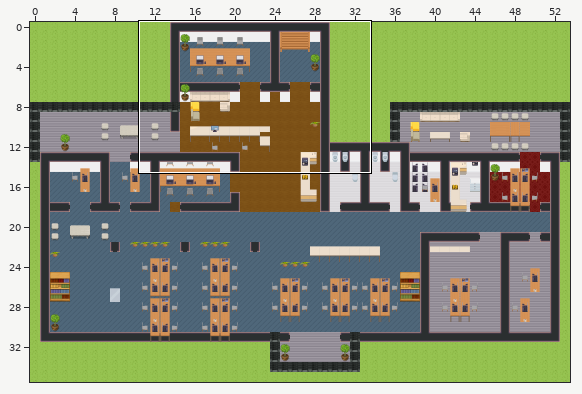
One commit to this Tiled map (JSON): elunic-office.tmj. Above, an overview of the earlier version with the close-up marked.
Close-up. Before the commit:
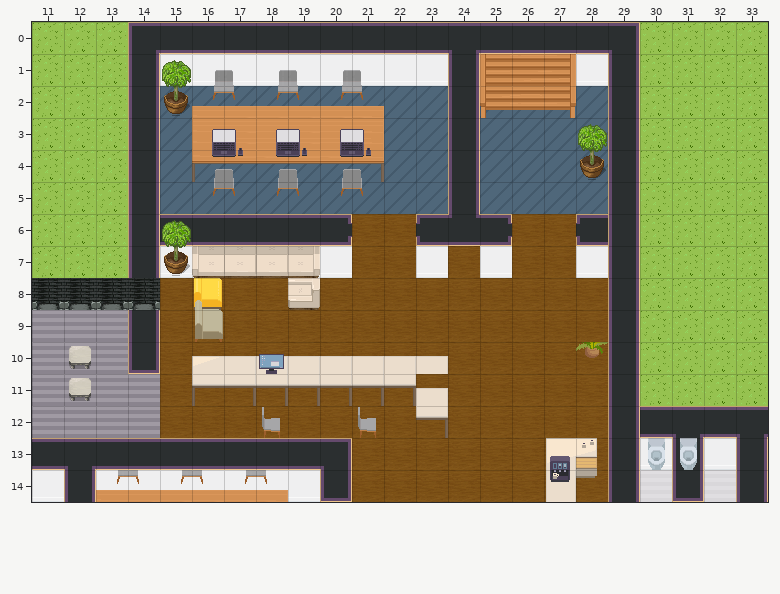
Cells are 32x32 px. Shown: x 11..33, y 0..14. The commit also changed other parts of the map, which this record leaves out.
Once edited:
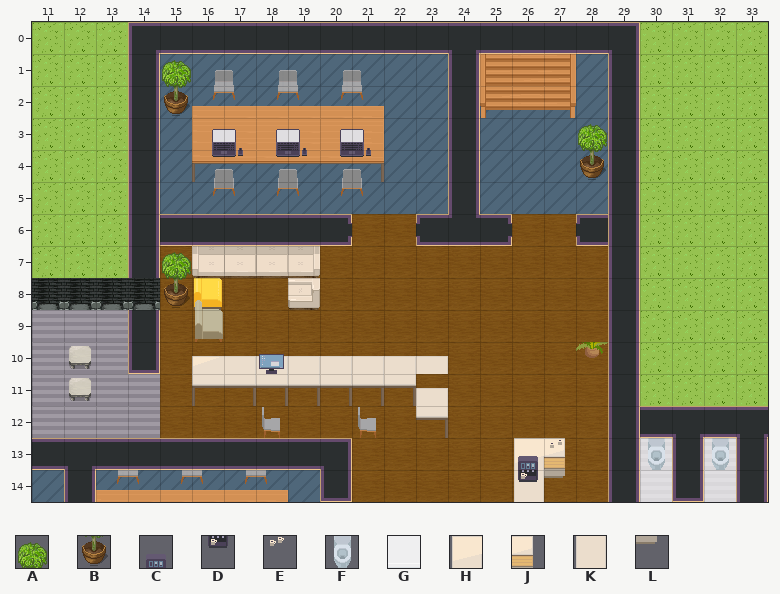
Key: from "WA_Decoration": A 78, B 90; from "WA_Miscellaneous": C 46, D 56, E 58; from "WA_Other_Furniture": F 65; from "WA_Room_Builder": G 228; from "WA_Tables": H 70, J 71, K 80, L 81.
_ is an empty cell, . an unchanged one.
Change:
--- layer "walls/walls2"
@@ x 15..28 @@
- 1 GGGGGGGGG....G
+ 1 _________...._
@@ x 15..28 @@
- 7 G....G..G.G..G
+ 7 _...._.._._.._
@@ x 11..32 @@
-13 ...................G.G
-14 G.GGGGGGG.............
+13 ..................._._
+14 _._______.............
--- layer "furniture/furniture1"
@@ x 15..15 @@
- 7 B
- 8 _
+ 7 _
+ 8 B
@@ x 31..32 @@
-13 F_
+13 _F
--- layer "furniture/furniture2"
@@ x 15..15 @@
- 6 A
- 7 _
+ 6 _
+ 7 A
@@ x 26..28 @@
-13 _HJ
-14 _KL
+13 HJ_
+14 KL_
--- layer "furniture/furniture3"
@@ x 26..28 @@
-13 _CE
-14 _D.
+13 CE_
+14 D_.
